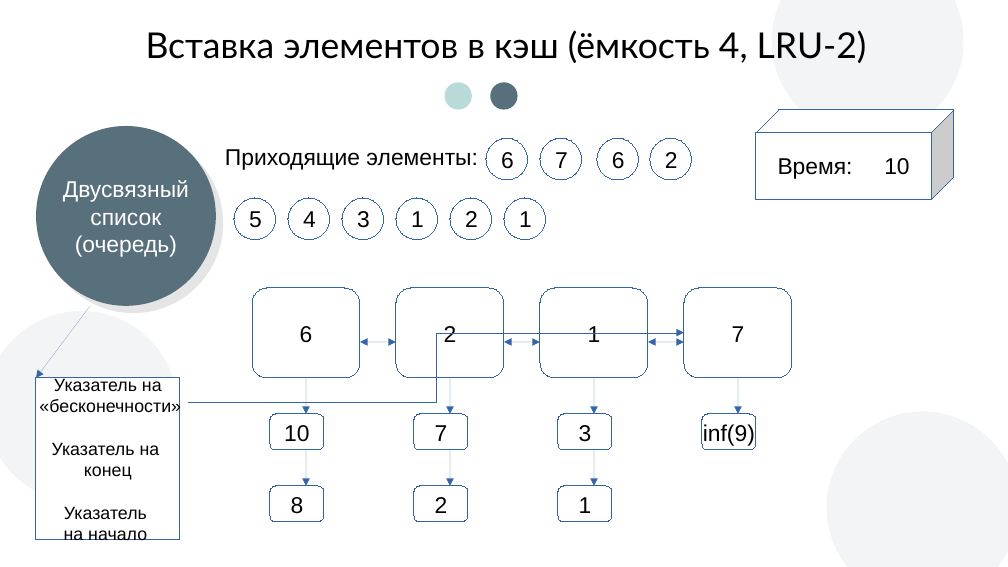
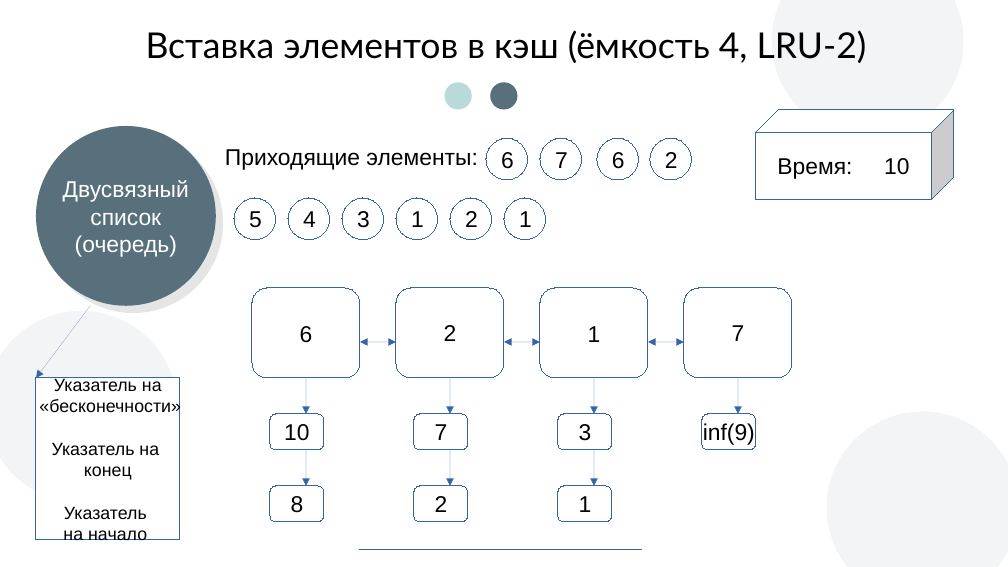
Before and after one commit to andreyStrachuk/LRU-K, a slide deck: slide 23 of Theory/Презентация LRU-K.pptx. Drawn at 1008x567 pixels with LibreOffice and Linux fonts; fonts in the diff are those of the drawing; background and template pictures are left out. Boxes give left, top, right and bottom in pixels: in the first picture for what was removed or moved away, otherwise in the second. Text is boxed around its words. In the diff, an @@ line names an element or a change of style, - is before the commit and + after.

```diff
--- a/Theory/Презентация LRU-K.pptx
+++ b/Theory/Презентация LRU-K.pptx
@@ outline redrawn in 3 elements at box(396, 288, 504, 378), box(541, 288, 649, 378), box(684, 288, 792, 378) @@
@@ elbow arrow removed from (188, 402) to (684, 333) @@
@@ line added from (360, 550) to (642, 550), #3465A4 0 pt @@
```
Also in this commit, not shown: 25 other slides changed.
